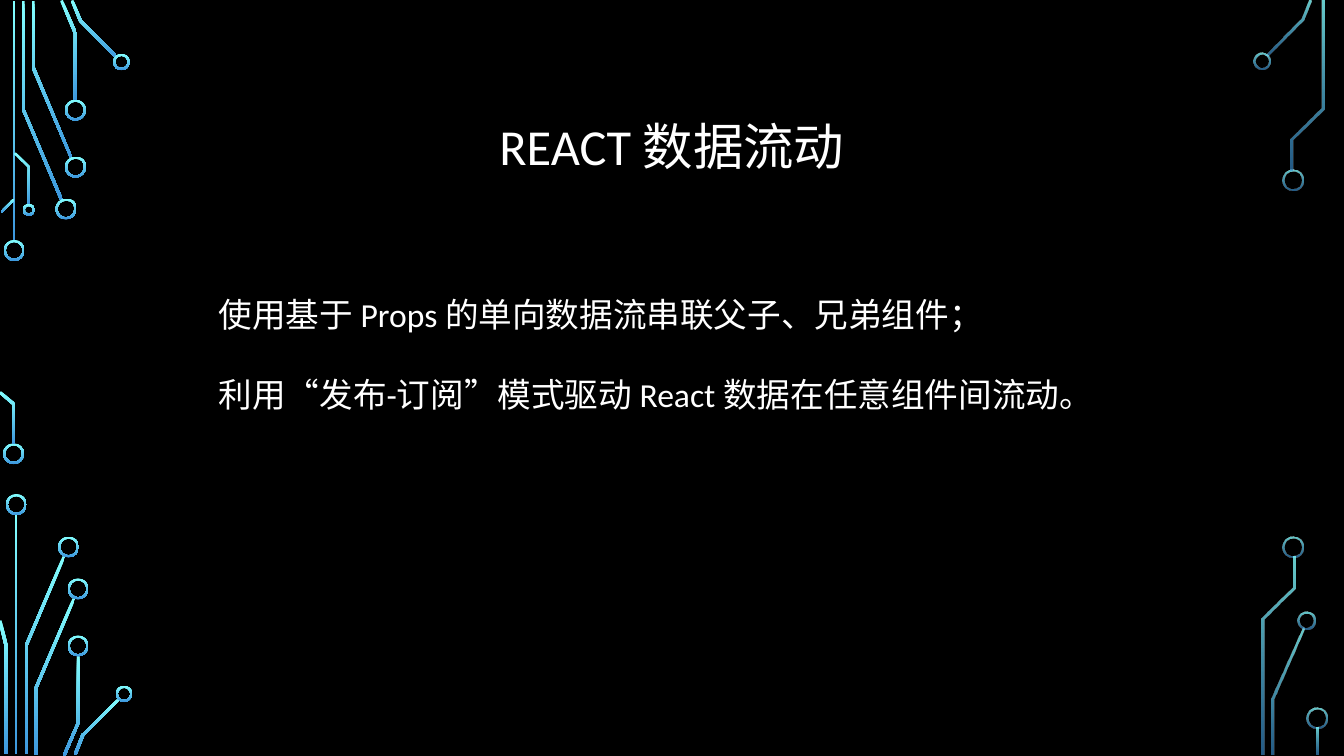
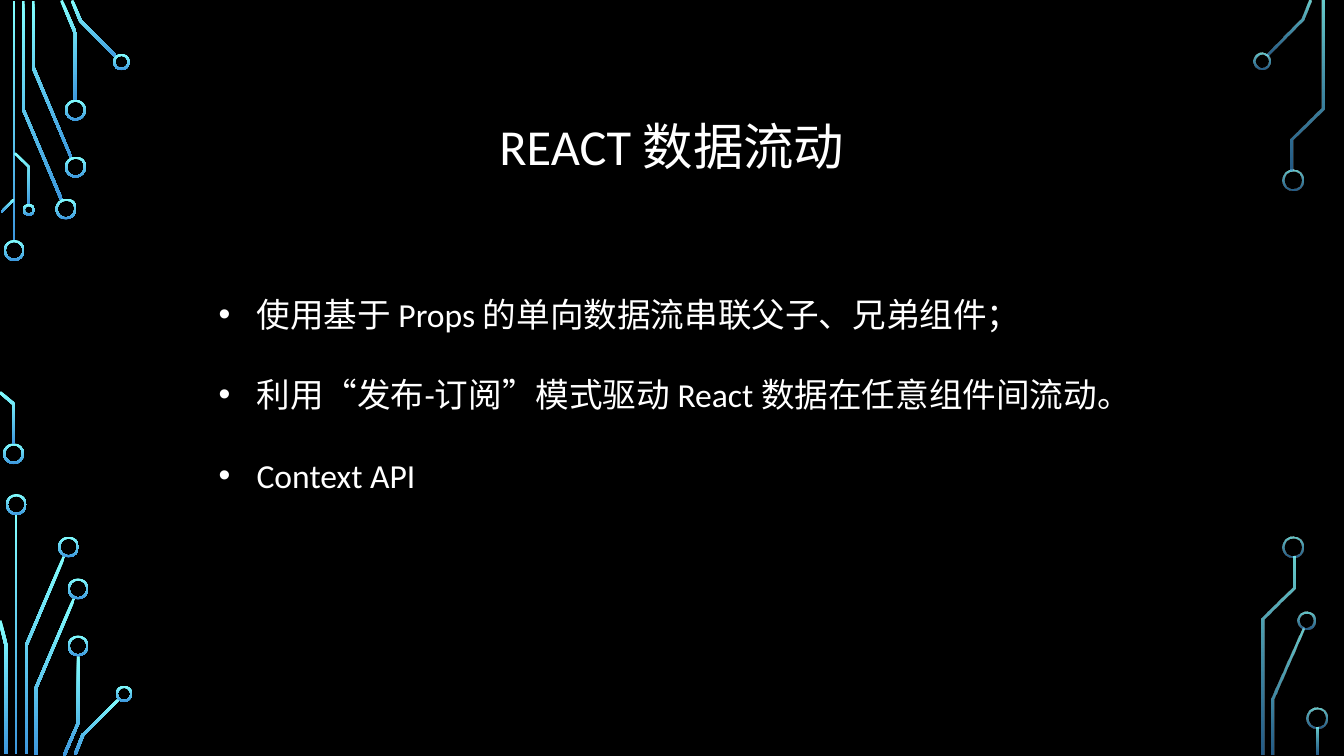
Before and after one commit to jiangyanghe/lagou-lesson, a slide deck: slide 12 of REACT/assets/react 分享.pptx. Drawn at 1344x756 pixels with LibreOffice and Linux fonts; fonts in the diff are those of the drawing; background and template pictures are left out. Boxes give left, top, right and bottom in pixels: in the first picture for what was removed or moved away, otherwise in the second. Text is boxed around its words. In the diff, an @@ line names an element or a change of style, - is before the commit and + after.

```diff
--- a/REACT/assets/react 分享.pptx
+++ b/REACT/assets/react 分享.pptx
@@ text at box(257, 298, 1131, 410): bullet none to • @@
@@ text at box(257, 466, 415, 489): paragraph added @@
+• Context API
```
Also in this commit, not shown: 1 other slide changed, 4 other files.
